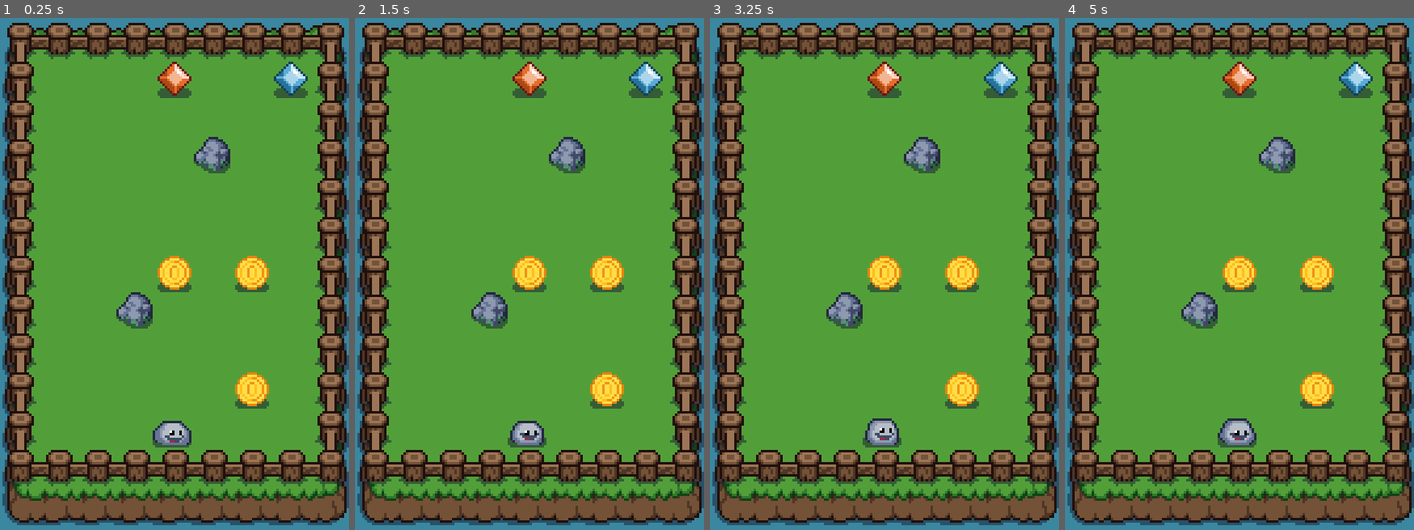
Above: before the commit, frames 1-4 (left to right).
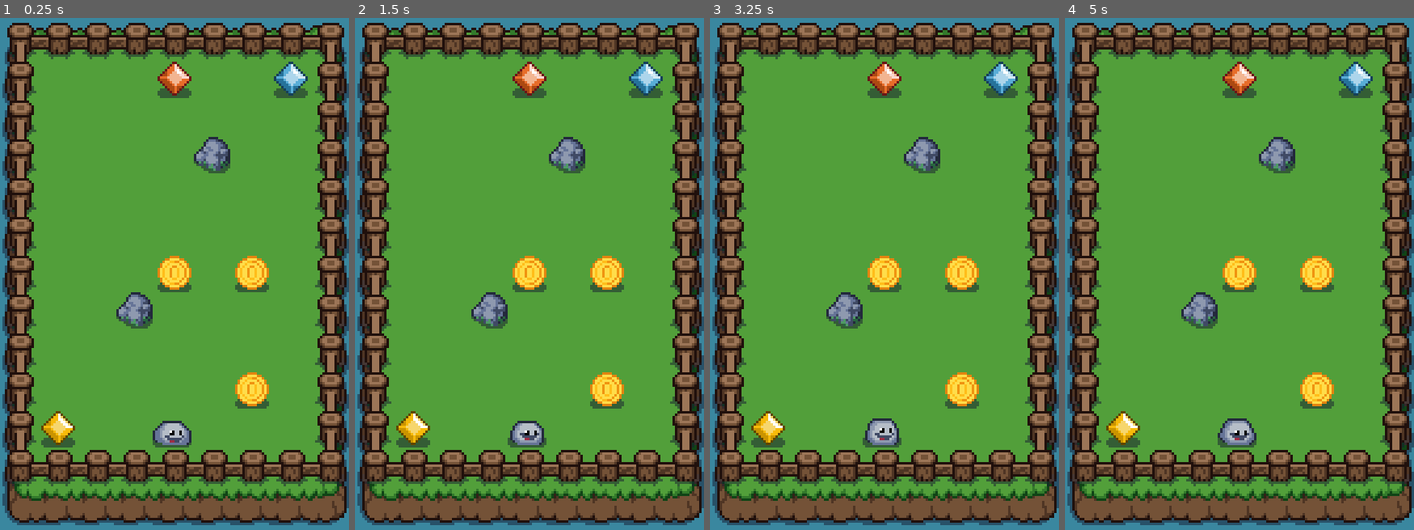
Above: after the commit, the same moments.

Repository: renancvalladao/slime-puzzle-godot
Game: Godot game, scene res://scenes/level.tscn
Two runs of this game, one before a commit and one after it. Both use one fixed random seed, a clock stepped at 60 frames per second and the inputs below.
Inputs (mouse positions are in pixels of both pictures, inside the frame that each line leads up to):
- Up to frame 1 (0.25 s): no input
- Up to frame 2 (1.5 s): tap Enter at 0.5 s; move the mouse to (606, 248) at 0.52 s; tap Space at 1.25 s; move the mouse to (459, 299) at 1.27 s
- Up to frame 3 (3.25 s): tap Enter at 2 s; move the mouse to (919, 156) at 2.02 s; move the mouse to (867, 376) at 2.77 s
- Up to frame 4 (5 s): move the mouse to (1344, 350) at 3.52 s; tap Space at 4.25 s; move the mouse to (1134, 192) at 4.27 s

The runs differ from the first frame. In frame 1, 0.5% of the frame differs, in the area x 11-22%, y 76-84%; in frame 2, 0.5%; in frame 3, 0.5%; in frame 4, 0.5%.

Commit message:
Adding yellow color

Diff:
--- /dev/null
+++ b/scenes/crystal_yellow.tscn
@@ -0,0 +1,17 @@
+[gd_scene load_steps=4 format=2]
+
+[ext_resource path="res://scripts/crystal.gd" type="Script" id=1]
+[ext_resource path="res://assets/crystal_yellow.png" type="Texture" id=2]
+
+[sub_resource type="RectangleShape2D" id=1]
+extents = Vector2( 6, 6 )
+
+[node name="CrystalYellow" type="Area2D"]
+script = ExtResource( 1 )
+color = 3
+
+[node name="Sprite" type="Sprite" parent="."]
+texture = ExtResource( 2 )
+
+[node name="CollisionShape2D" type="CollisionShape2D" parent="."]
+shape = SubResource( 1 )
--- a/scenes/level.tscn
+++ b/scenes/level.tscn
@@ -8,6 +8,7 @@
 [ext_resource path="res://scenes/paint_area_container.tscn" type="PackedScene" id=6]
 [ext_resource path="res://scenes/coin.tscn" type="PackedScene" id=7]
 [ext_resource path="res://scenes/fence.tscn" type="PackedScene" id=8]
+[ext_resource path="res://scenes/crystal_yellow.tscn" type="PackedScene" id=9]
 
 [node name="Level" type="Node2D"]
 
@@ -48,3 +49,6 @@
 
 [node name="Fence" parent="." instance=ExtResource( 8 )]
 tile_data = PoolIntArray( -1, 0, 1, -65536, 0, 196610, -65535, 0, 196610, -65534, 0, 196610, -65533, 0, 196610, -65532, …(588 unchanged characters)…
+
+[node name="CrystalYellow" parent="." instance=ExtResource( 9 )]
+position = Vector2( 8, 152 )
--- a/scripts/player.gd
+++ b/scripts/player.gd
@@ -9,7 +9,8 @@
 var sprites = {
 	Util.Colors.NO_COLOR: preload("res://assets/slime_no_color.png"),
 	Util.Colors.BLUE: preload("res://assets/slime_blue.png"),
-	Util.Colors.ORANGE: preload("res://assets/slime_orange.png")
+	Util.Colors.ORANGE: preload("res://assets/slime_orange.png"),
+	Util.Colors.YELLOW: preload("res://assets/slime_yellow.png")
 }
 onready var animation_player: AnimationPlayer = $AnimationPlayer
 onready var sprite: Sprite = $Sprite
--- a/scripts/splatter.gd
+++ b/scripts/splatter.gd
@@ -3,7 +3,8 @@
 var Util = preload("res://scripts/util.gd")
 var sprites = {
 	Util.Colors.BLUE: preload("res://assets/splatter_blue.png"),
-	Util.Colors.ORANGE: preload("res://assets/splatter_orange.png")
+	Util.Colors.ORANGE: preload("res://assets/splatter_orange.png"),
+	Util.Colors.YELLOW: preload("res://assets/splatter_yellow.png")
 }
 
 func set_color(color):
--- a/scripts/util.gd
+++ b/scripts/util.gd
@@ -5,5 +5,6 @@
 enum Colors {
 	NO_COLOR,
 	BLUE,
-	ORANGE
+	ORANGE,
+	YELLOW
 }
Binary file added: assets/crystal_yellow.png
Not shown, added: assets/crystal_yellow.png.import
Binary file added: assets/slime_yellow.png
Not shown, added: assets/slime_yellow.png.import
Binary file added: assets/splatter_yellow.png
Not shown, added: assets/splatter_yellow.png.import
Not shown: 1 places in scenes/level.tscn that only renumber resources
